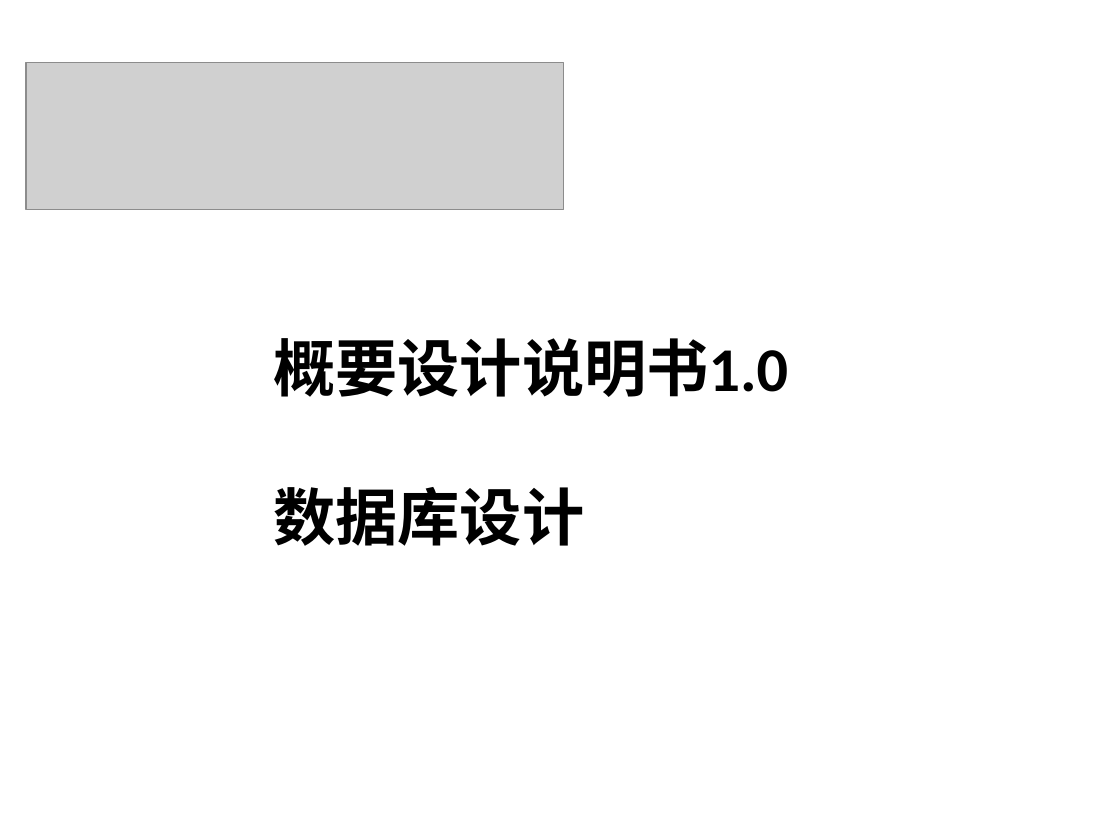
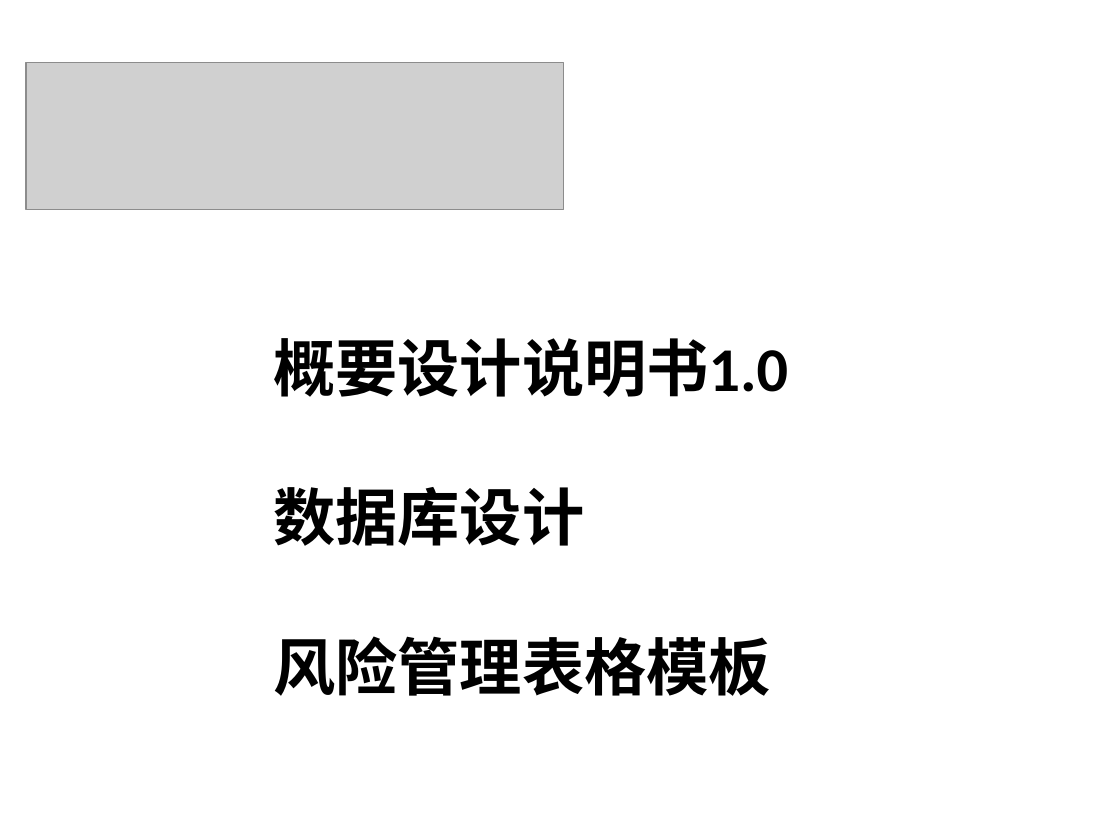
Before and after one commit to yaxing/sherry-forus, a slide deck: slide 2 of 项目相关文档/Sherry/项目监控/项目进展报告/项目报告_2009-11-4_Forus.ppt. Drawn at 1120x840 pixels with LibreOffice and Linux fonts; fonts in the diff are those of the drawing; grey boxes stand for pictures; background and template pictures are left out. Boxes give left, top, right and bottom in pixels: in the first picture for what was removed or moved away, otherwise in the second. Text is boxed around its words. In the diff, an @@ line names an element or a change of style, - is before the commit and + after.

```diff
--- a/项目相关文档/Sherry/项目监控/项目进展报告/项目报告_2009-11-4_Forus.ppt
+++ b/项目相关文档/Sherry/项目监控/项目进展报告/项目报告_2009-11-4_Forus.ppt
@@ text at (273, 636, 770, 696): paragraph added @@
+风险管理表格模板
```
